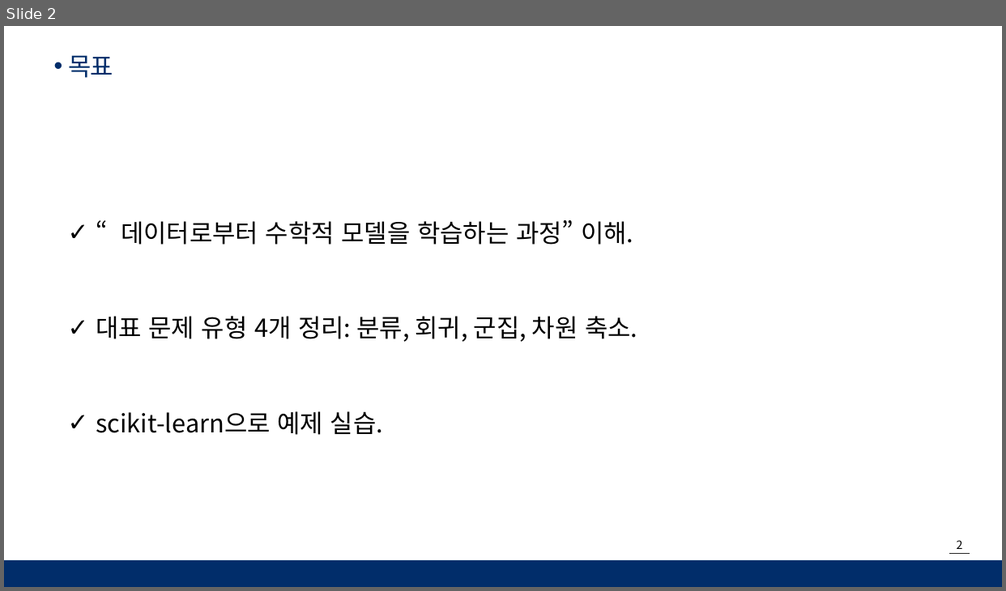
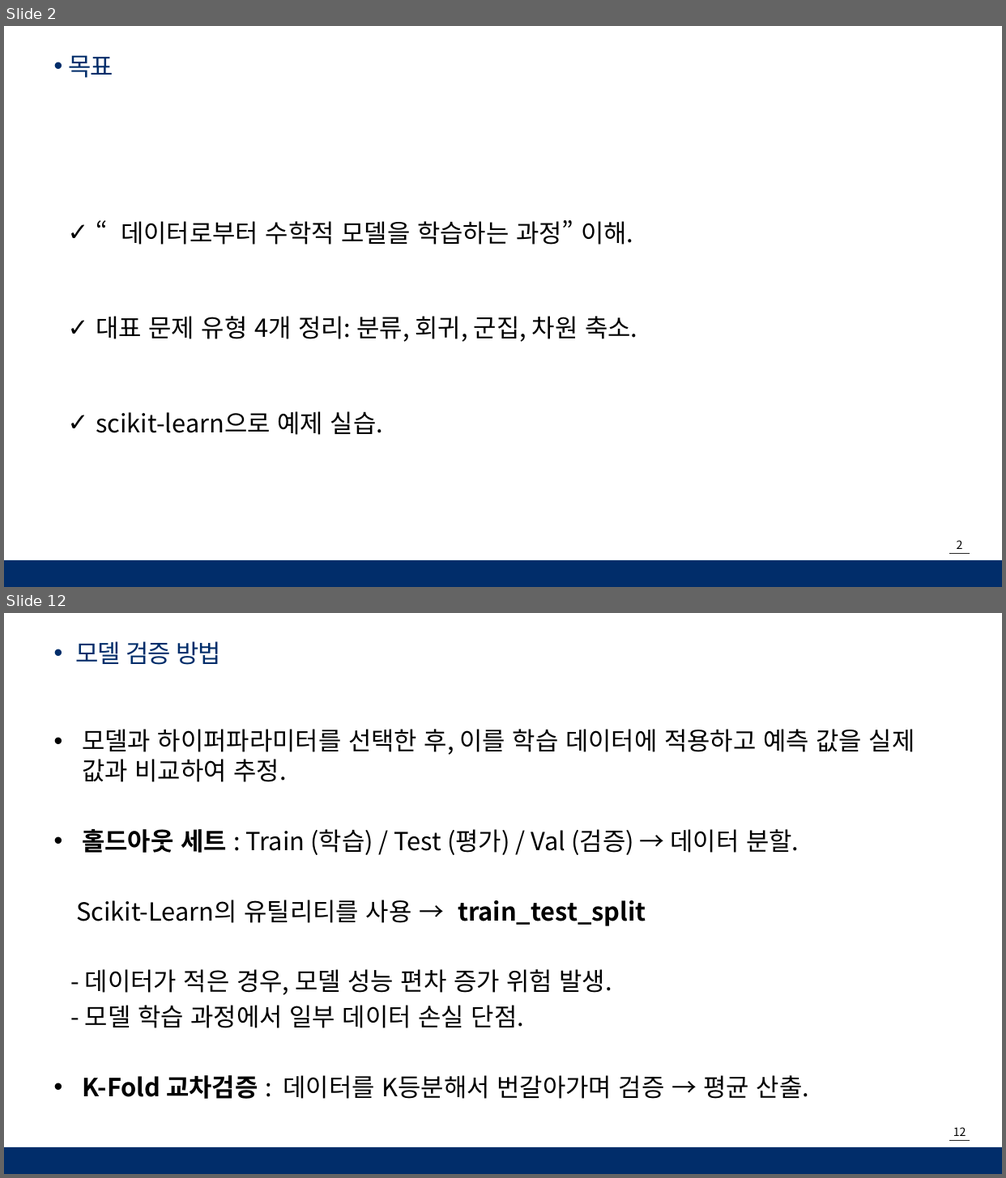
Before and after one commit to moonjanghyun/numpy, a slide deck: 머신러닝 _ MJH.pptx. Shown one above the other, each under a label of ours: slide 2 before the commit, slides 2 and 12 after it; the slides between them are not shown. The pictures are 1006x591 and 1006x1178 pixels, drawn with LibreOffice and Linux fonts; fonts in the diff are those of the drawing; background and template pictures are left out. Boxes give left, top, right and bottom in pixels: in the first picture for what was removed or moved away, otherwise in the second. Text is boxed around its words. In the diff, an @@ line names an element or a change of style, - is before the commit and + after.

```diff
--- a/머신러닝 _ MJH.pptx
+++ b/머신러닝 _ MJH.pptx
@@ slide 12 added at [4,613,1002,1174], background #FFFFFF; not listed: 3 template elements that a slide beside it also shows @@
@@ text added at [75,641,222,665], 24 pt, text #012D6A @@
+• 모델 검증 방법
@@ text added at [76,729,915,1099], 24 pt, text #000000 @@
+• 모델과 하이퍼파라미터를 선택한 후, 이를 학습 데이터에 적용하고 예측 값을 실제 값과 비교하여 추정.
+• 홀드아웃 세트 : Train (학습) / Test (평가) / Val (검증) → 데이터 분할.
+Scikit-Learn의 유틸리티를 사용 → train_test_split
+- 데이터가 적은 경우, 모델 성능 편차 증가 위험 발생.
+- 모델 학습 과정에서 일부 데이터 손실 단점.
+• K-Fold 교차검증 : 데이터를 K등분해서 번갈아가며 검증 → 평균 산출.
```
Also in this commit, not shown: 7 slides changed, 13 other slides added.
